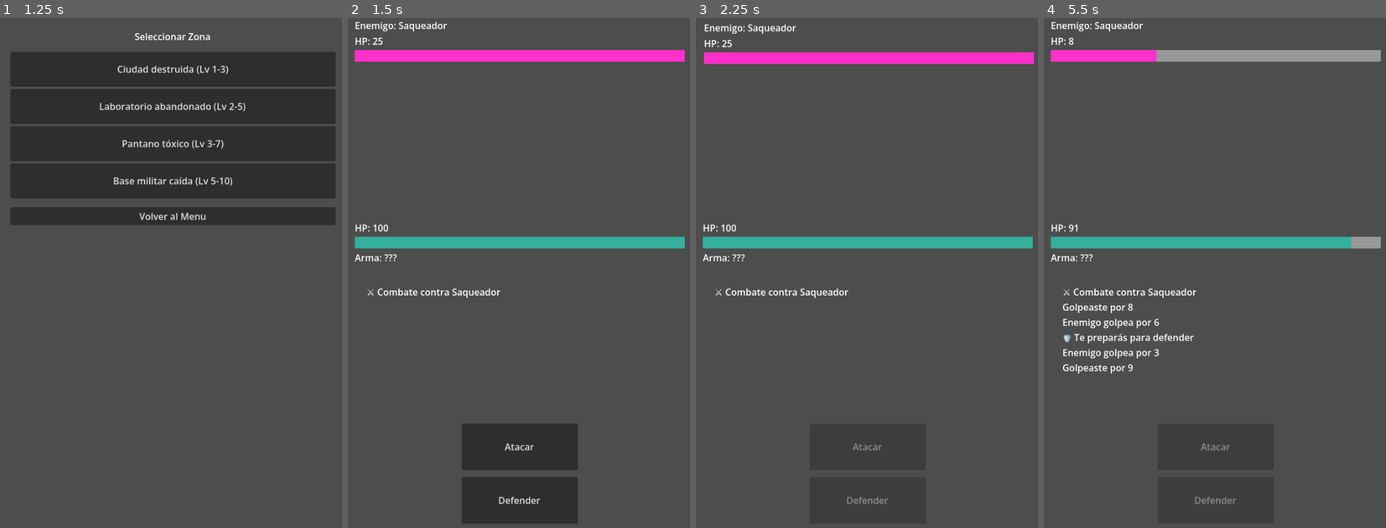
Above: before the commit, frames 1-4 (left to right).
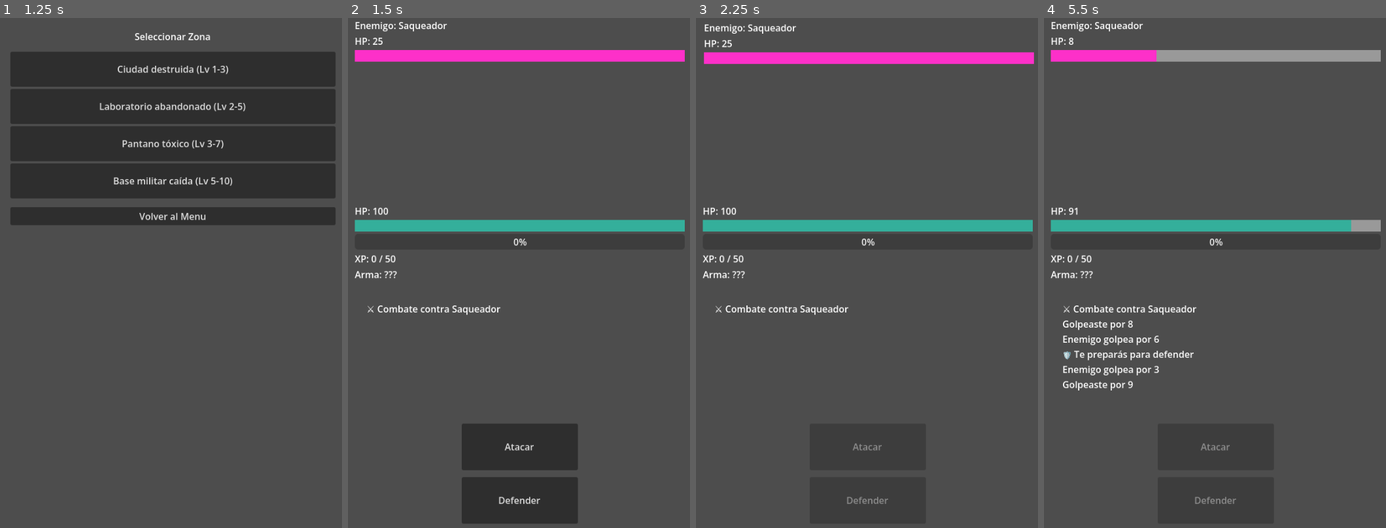
Above: after the commit, the same moments.

Repository: MirandaFrancoCBA/apocalypsheep
Game: Godot game, scene res://scenes/main_menu.tscn
Same seed, same stepped clock (60 frames per second), same inputs: the game is played once before the commit and once after it.
Inputs:
- Up to frame 1 (1.25 s): click "JUGAR" at 0.5 s
- Up to frame 2 (1.5 s): click "Ciudad destruida (Lv 1-3)" at 1.25 s
- Up to frame 3 (2.25 s): click "Atacar" at 2 s
- Up to frame 4 (5.5 s): tap Enter at 2.75 s; click "Defender" at 3.5 s; click "Atacar" at 5 s

Frame 1 is identical in both runs. In frame 2, 5.3% of the frame differs, in the area x 1-99%, y 37-59%; in frame 3, 5.3%; in frame 4, 6.8%, in the area x 1-99%, y 37-74%.

Commit message:
Feat: xp bar ui

Diff:
--- a/scenes/combat_screen.tscn
+++ b/scenes/combat_screen.tscn
@@ -12,7 +12,7 @@
 [sub_resource type="StyleBoxFlat" id="StyleBoxFlat_032jr"]
 bg_color = Color(0.20565334, 0.68708014, 0.6062001, 1)
 
-[node name="CombatScreen" type="Control" unique_id=844330171 …(250 unchanged characters)… enemy_effects_container", "label_weapon")]
+[node name="CombatScreen" type="Control" unique_id=844330171 …(250 unchanged characters)… enemy_effects_container", "label_weapon", "xp_bar", "label_xp")]
 layout_mode = 3
 anchors_preset = 15
 anchor_right = 1.0
@@ -34,6 +34,8 @@
 player_effects_container = NodePath("MarginContainer/VBoxContainer/PlayerContainer/PlayerEffects")
 enemy_effects_container = NodePath("MarginContainer/VBoxContainer/EnemyContainer/EnemyEffects")
 label_weapon = NodePath("MarginContainer/VBoxContainer/PlayerContainer/LabelWeapon")
+xp_bar = NodePath("MarginContainer/VBoxContainer/PlayerContainer/xp_bar")
+label_xp = NodePath("MarginContainer/VBoxContainer/PlayerContainer/label_xp")
 
 [node name="MarginContainer" type="MarginContainer" parent="." unique_id=1555668808]
 layout_mode = 1
@@ -94,6 +96,13 @@
 step = 1.0
 show_percentage = false
 
+[node name="xp_bar" type="ProgressBar" parent="MarginContainer/VBoxContainer/PlayerContainer" unique_id=1870296148]
+layout_mode = 2
+
+[node name="label_xp" type="Label" parent="MarginContainer/VBoxContainer/PlayerContainer" unique_id=1497948283]
+layout_mode = 2
+text = "XP: 0 / 100"
+
 [node name="LabelWeapon" type="Label" parent="MarginContainer/VBoxContainer/PlayerContainer" unique_id=1383726120]
 layout_mode = 2
 
--- a/scenes/inventory.tscn
+++ b/scenes/inventory.tscn
@@ -1,6 +1,14 @@
 [gd_scene format=3 uid="uid://bneinrv18r10h"]
 
 [ext_resource type="Script" uid="uid://cenvib3bj3etw" path="res://scripts/ui/inventory_scree.gd" id="1_qw0r6"]
+
+[sub_resource type="StyleBoxFlat" id="StyleBoxFlat_qw0r6"]
+
+[sub_resource type="StyleBoxFlat" id="StyleBoxFlat_hj2ta"]
+bg_color = Color(0.71732026, 0.5809547, 0.25360864, 1)
+
+[sub_resource type="StyleBoxFlat" id="StyleBoxFlat_ty45s"]
+bg_color = Color(0.3401623, 0.70169216, 0.1041007, 1)
 
 [node name="InventoryScreen" type="Control" unique_id=44979725]
 layout_mode = 3
@@ -34,7 +42,15 @@
 
 [node name="LabelStats" type="Label" parent="MarginContainer/VBoxContainer" unique_id=1079375024]
 layout_mode = 2
+theme_override_styles/normal = SubResource("StyleBoxFlat_qw0r6")
 text = "Estadisticas"
+horizontal_alignment = 2
+clip_text = true
+
+[node name="XPBar" type="ProgressBar" parent="MarginContainer/VBoxContainer" unique_id=2109927368]
+layout_mode = 2
+theme_override_styles/background = SubResource("StyleBoxFlat_hj2ta")
+theme_override_styles/fill = SubResource("StyleBoxFlat_ty45s")
 
 [node name="LabelEquipped" type="Label" parent="MarginContainer/VBoxContainer" unique_id=483843494]
 layout_mode = 2
--- /dev/null
+++ b/scenes/level_up_popup.tscn
@@ -0,0 +1,43 @@
+[gd_scene format=3 uid="uid://bpqc8h8sxkvpv"]
+
+[ext_resource type="Script" uid="uid://c0d2rwmvki21p" path="res://scripts/ui/level_up_popup.gd" id="1_eei4v"]
+
+[node name="Control" type="Control" unique_id=1382618014]
+layout_mode = 3
+anchors_preset = 15
+anchor_right = 1.0
+anchor_bottom = 1.0
+grow_horizontal = 2
+grow_vertical = 2
+script = ExtResource("1_eei4v")
+
+[node name="CenterContainer" type="CenterContainer" parent="." unique_id=1916512462]
+layout_mode = 1
+anchors_preset = 8
+anchor_left = 0.5
+anchor_top = 0.5
+anchor_right = 0.5
+anchor_bottom = 0.5
+offset_left = -20.0
+offset_top = -20.0
+offset_right = 20.0
+offset_bottom = 20.0
+grow_horizontal = 2
+grow_vertical = 2
+
+[node name="Panel" type="Panel" parent="CenterContainer" unique_id=1839509218]
+layout_mode = 2
+
+[node name="Label" type="Label" parent="CenterContainer/Panel" unique_id=602797423]
+layout_mode = 1
+anchors_preset = 8
+anchor_left = 0.5
+anchor_top = 0.5
+anchor_right = 0.5
+anchor_bottom = 0.5
+offset_left = -20.0
+offset_top = -11.5
+offset_right = 20.0
+offset_bottom = 11.5
+grow_horizontal = 2
+grow_vertical = 2
--- a/scripts/ui/combat_screen.gd
+++ b/scripts/ui/combat_screen.gd
@@ -21,6 +21,9 @@
 @export var player_effects_container: HBoxContainer
 @export var enemy_effects_container: HBoxContainer
 @export var label_weapon: Label
+const LevelUpPopup = preload("res://scenes/level_up_popup.tscn")
+@export var xp_bar: ProgressBar
+@export var label_xp: Label
 
 # ─────────────────────────────────────────
 # CONFIG
@@ -43,6 +46,18 @@
 func _ready() -> void:
 	_validate_nodes()
 	_setup_combat()
+
+	GameManager.level_up.connect(_on_level_up)
+	GameManager.player_data_changed.connect(_update_xp_ui)
+
+func _on_level_up(new_level: int) -> void:
+	add_log("🎉 LEVEL UP! Nivel " + str(new_level))
+
+	var popup = LevelUpPopup.instantiate()
+	add_child(popup)
+
+	popup.show_level_up(new_level)
+
 
 # ─────────────────────────────────────────
 # VALIDACIÓN
@@ -81,7 +96,7 @@
 
 	_update_ui()
 	_update_weapon_ui()
-
+	_update_xp_ui()
 # ─────────────────────────────────────────
 # UI UPDATE
 # ─────────────────────────────────────────
@@ -96,6 +111,16 @@
 	enemy_hp_bar.value = enemy.hp
 
 	_update_effects_ui()
+	_update_xp_ui()
+
+func _update_xp_ui():
+	var data = GameManager.get_player_data()
+
+	xp_bar.max_value = data["xp_to_next"]
+	xp_bar.value = data["xp"]
+
+	label_xp.text = "XP: %d / %d" % [data["xp"], data["xp_to_next"]]
+
 
 # ─────────────────────────────────────────
 # ATAQUE
@@ -259,21 +284,20 @@
 	if result == "victory":
 		var xp_gained := 20
 		GameManager.add_xp(xp_gained)
+
 		add_log("✨ Ganaste " + str(xp_gained) + " XP")
+
+		# 💥 feedback visible
+		label_result.text += "\n⭐ +" + str(xp_gained) + " XP"
 
 		if _roll_drop():
 			var loot = _generate_loot()
 
 			if loot.size() > 0:
-				var added = GameManager.add_item_to_inventory(loot)
-				if added:
-					add_log("🎁 Obtuviste: " + loot.get("name", "Item"))
-				else:
-					add_log("🎒 Inventario lleno (no se pudo recoger)")
-
-
-		else:
-			add_log("❌ No obtuviste nada...")
+				GameManager.add_item_to_inventory(loot)
+				add_log("🎁 Obtuviste: " + loot.get("name", "Item"))
+			else:
+				add_log("❌ No obtuviste nada...")
 
 	add_log("🏁 Resultado: " + result)
 	add_log("👉 Tocar para continuar")
--- a/scripts/ui/inventory_scree.gd
+++ b/scripts/ui/inventory_scree.gd
@@ -9,6 +9,7 @@
 @onready var button_delete = $MarginContainer/VBoxContainer/ButtonDelete
 @onready var confirm_delete_dialog = $ConfirmDeleteDialog
 @onready var label_stats = $MarginContainer/VBoxContainer/LabelStats
+@onready var xp_bar = $MarginContainer/VBoxContainer/XPBar
 
 var selected_item: Dictionary = {}
 
@@ -199,3 +200,5 @@
 	text += "✨ XP: %d / %d" % [player["xp"], player["xp_to_next"]]
 
 	label_stats.text = text
+	xp_bar.max_value = player["xp_to_next"]
+	xp_bar.value = player["xp"]
--- /dev/null
+++ b/scripts/ui/level_up_popup.gd
@@ -0,0 +1,24 @@
+extends Control
+
+@onready var label = $CenterContainer/Panel/Label
+
+func show_level_up(level: int) -> void:
+	label.text = "🔥 LEVEL UP!\nNivel " + str(level)
+
+	modulate.a = 0
+	scale = Vector2(0.5, 0.5)
+
+	# fade + zoom
+	var tween = create_tween()
+	tween.tween_property(self, "modulate:a", 1.0, 0.3)
+	tween.parallel().tween_property(self, "scale", Vector2(1.2, 1.2), 0.3)
+
+	await tween.finished
+
+	# pequeño rebote
+	var tween2 = create_tween()
+	tween2.tween_property(self, "scale", Vector2(1, 1), 0.2)
+
+	await get_tree().create_timer(1.2).timeout
+
+	queue_free()
Not shown, added: scripts/ui/level_up_popup.gd.uid
